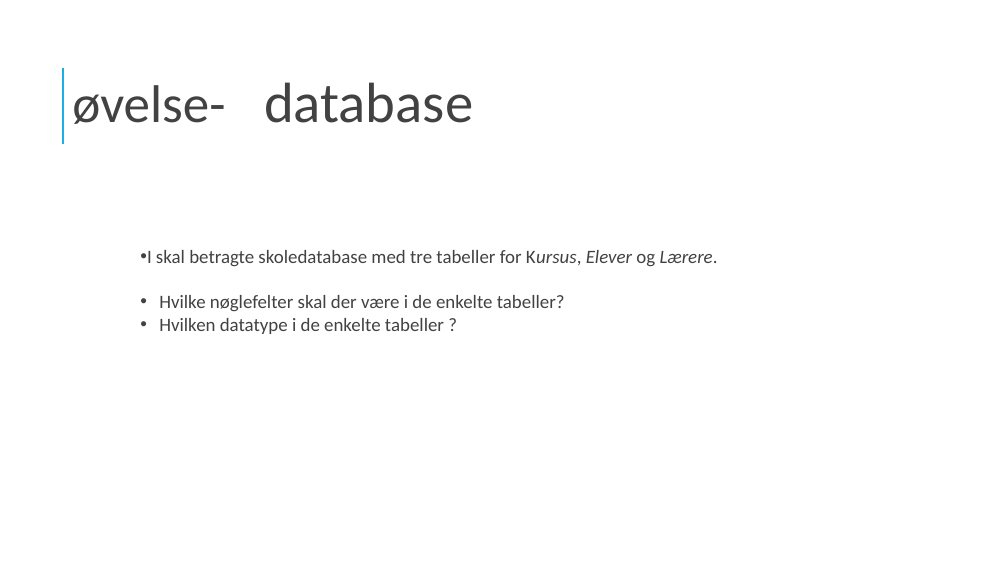
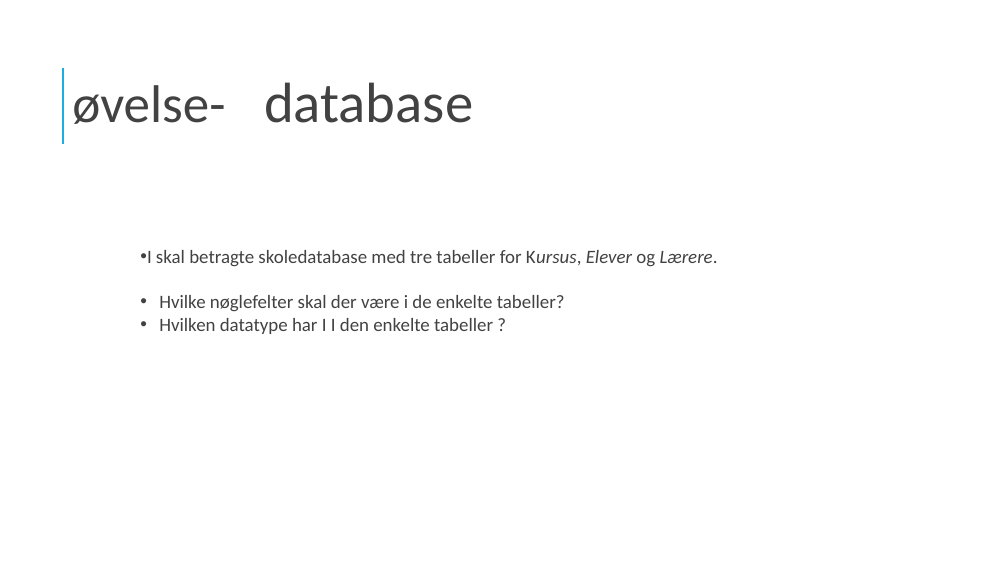
Before and after one commit to xiaoleibi/DMU26, a slide deck: slide 37 of DBPPT/DB Gang3 DataTyper.pptx. Drawn at 1008x567 pixels with LibreOffice and Linux fonts; fonts in the diff are those of the drawing. Boxes give left, top, right and bottom in pixels: in the first picture for what was removed or moved away, otherwise in the second. Text is boxed around its words. In the diff, an @@ line names an element or a change of style, - is before the commit and + after.

```diff
--- a/DBPPT/DB Gang3 DataTyper.pptx
+++ b/DBPPT/DB Gang3 DataTyper.pptx
@@ text at (159, 318, 493, 334): text changed @@
-• Hvilken datatype i de enkelte tabeller ?
+• Hvilken datatype har I I den enkelte tabeller ?
```
Also in this commit, not shown: 2 other slides changed, 2 slides added, 1 slide removed, 3 other files.
